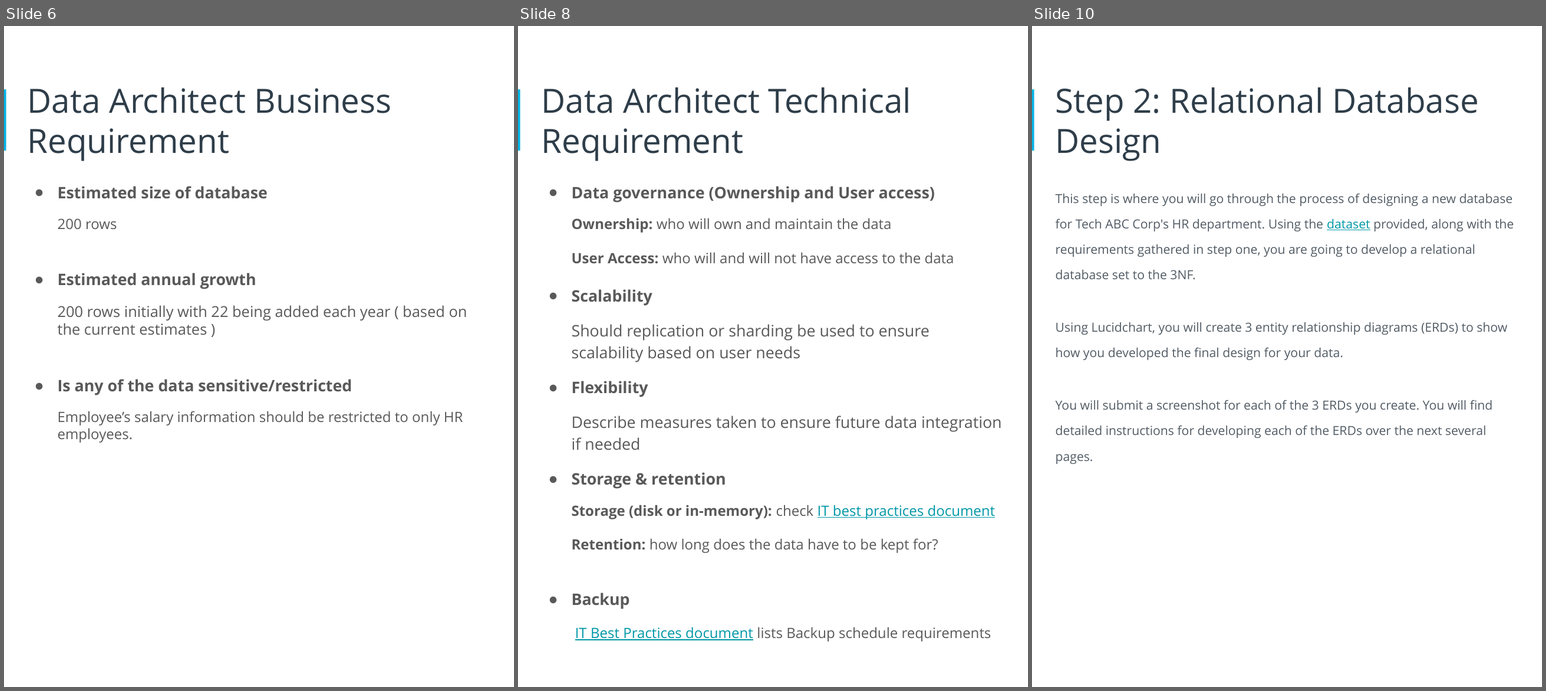
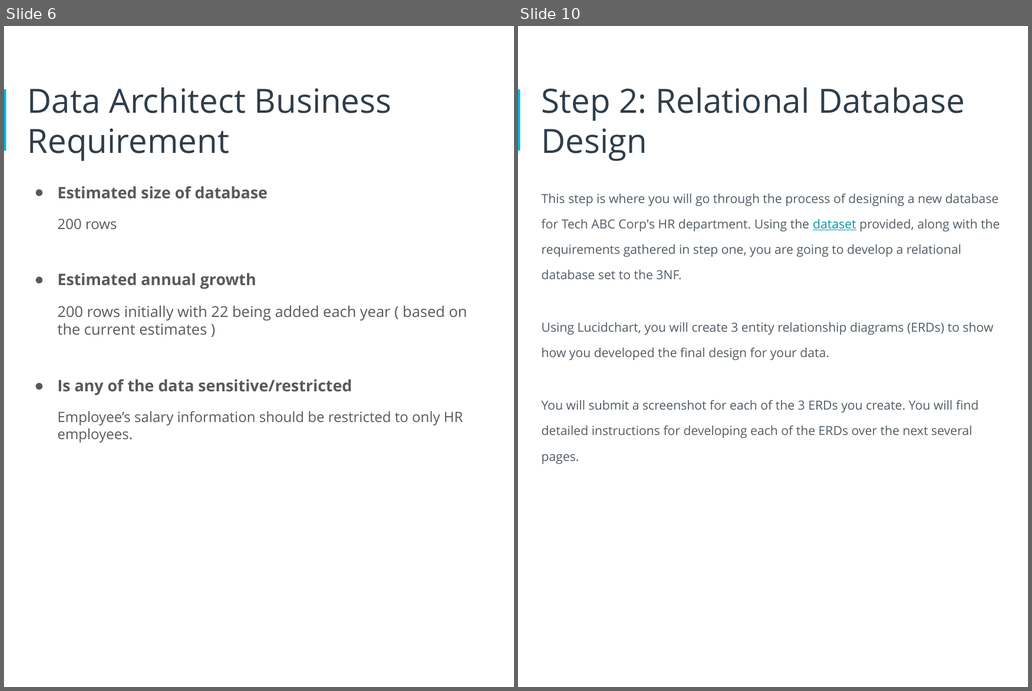
Before and after one commit to Polyhistor/HR-Database-Design, a slide deck: starter-template (1).pptx. Shown side by side, each under a label of ours: slides 6, 8 and 10 before the commit, slides 6 and 10 after it; the slides between them are not shown. The pictures are 1546x691 and 1032x691 pixels, drawn with LibreOffice and Linux fonts; fonts in the diff are those of the drawing. Boxes give left, top, right and bottom in pixels: in the first picture for what was removed or moved away, otherwise in the second. Text is boxed around its words. In the diff, an @@ line names an element or a change of style, - is before the commit and + after.

```diff
--- a/starter-template (1).pptx
+++ b/starter-template (1).pptx
@@ slide 8 removed at (518,26,1028,687), background #FFFFFF; not listed: 1 template element that a slide beside it also shows @@
@@ title removed at (542,87,912,161) @@
-Data Architect Technical Requirement
@@ text removed at (572,186,1002,641) @@
-● Data governance (Ownership and User access)
-Ownership: who will own and maintain the data
-User Access: who will and will not have access to the data
-● Scalability
-Should replication or sharding be used to ensure scalability based on user needs
-● Flexibility
-Describe measures taken to ensure future data integration if needed
-● Storage & retention
-Storage (disk or in-memory): check IT best practices document
-Retention: how long does the data have to be kept for?
-● Backup
-IT Best Practices document lists Backup schedule requirements
```
Also in this commit, not shown: 10 slides changed, 1 slide added, 4 other files.
